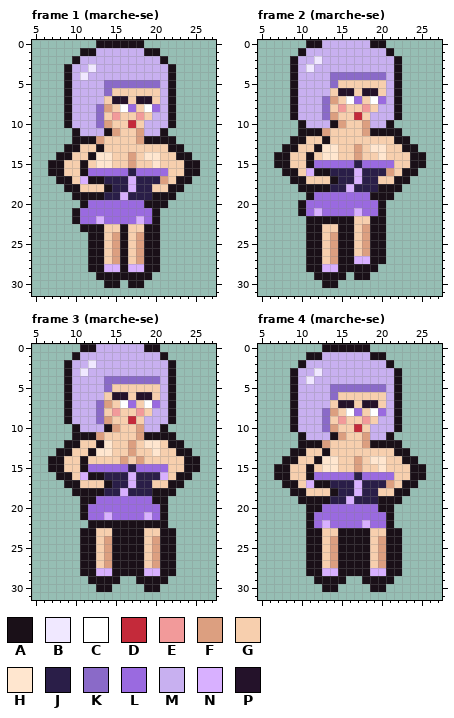
Edited in one commit: pixel-art file (art/plaisirs/plaisirs-cristal-eclat.aseprite). The picture above is the old version.
32x32 pixels, 12 frames. Shown: frame 1 (marche-se): x 5..27, y 0..31; frame 2 (marche-se): x 5..27, y 0..31; frame 3 (marche-se): x 5..27, y 0..31; frame 4 (marche-se): x 5..27, y 0..31. The commit also changed other frames, which this record leaves out.
Palette (. is transparent): A #1a1018  B #f0e8ff  C #ffffff  D #c42a3a  E #f29a9a  F #dc9f80  G #f7cfae  H #ffe6cf  J #2a1e48  K #8a6ac8  L #9a6ae0  M #c8b0f0  N #d8b0ff  P #24122a
Pixels before, frame 1 (marche-se), first column x 7:
 0 ......AAAAAA.......
 1 ....AAMMMMMMAA.....
 2 ...AMMMMMMMMMMA....
 3 ..AMMBMMMMMMMMMA...
 4 ..AMBMMMMMMMMMMA...
 5 ..AMMMMKKKKKKKMA...
 6 ..AMMMMKGGGGGGMA...
 7 ..AMMMMGPPGPPGMA...
 8 ..AMMMKFGCLGCLMA...
 9 ..AMMMKGEGGEGMMA...
10 ..AMMMKFGGDGMMMA...
11 ...AMMMAFGGFMMA....
12 ...AAAFGGGGFAAAA...
13 ..AAGGAGGGGGGGGAA..
14 .AAGGAHHGGFGHHGGAA.
15 AAGGAGHHGGFGGHGGGAA
16 AAGGALLLLLJLLLLGGAA
17 .AAGNAAJJJNJJJFGAA.
18 ..AAGGGAJJNJJGGAA..
19 ...AAAAJJNJJJAAA...
20 ....ALLLLLLLAAA....
21 ...ALLLLLLLLLA.....
22 ...ALLNLLLLNLA.....
23 ....AAAGGAGGAA.....
24 .....AAGFAGFAA.....
25 .....AAGFAGFAA.....
26 .....AAGFAGFAA.....
27 .....AAGFAGFAA.....
28 .....AANNANNAA.....
29 ......AAAAAAA......
30 .......AA.AA.......
Pixels before, frame 2 (marche-se), first column x 7:
 0 ....AAMMMMMMAA.....
 1 ...AMMMMMMMMMMA....
 2 ..AMMBMMMMMMMMMA...
 3 ..AMBMMMMMMMMMMA...
 4 ..AMMMMKKKKKKKMA...
 5 ..AMMMMKGGGGGGMA...
 6 ..AMMMMGPPGPPGMA...
 7 ..AMMMKFGCLGCLMA...
 8 ..AMMMKGEGGEGMMA...
 9 ..AMMMKFGGDGMMMA...
10 ...AMMMAFGGFMMA....
11 ...AAAFGGGGFAAAA...
12 ..AAGGAGGGGGGGGAA..
13 .AAGGAHHGGFGHHGGAA.
14 AAGGAGHHGGFGGHGGGAA
15 AAGGALLLLLJLLLLGGAA
16 .AAGNAAJJJNJJJFGAA.
17 ..AAGGGAJJNJJGGAA..
18 ...AAAAJJNJJJAAA...
19 ....ALLLLLLLAAA....
20 ...ALLLLLLLLLA.....
21 ...ALNLLLLNLLA.....
22 ....AAAAAAGGAA.....
23 ....AAGGAAGFAA.....
24 ....AAGFAAGFAA.....
25 ....AAGFAAGFAA.....
26 ....AAGFAAGFAA.....
27 ....AAGFAANNAA.....
28 ....AANNAAAAA......
29 .....AAAA.AA.......
30 ......AA...........
Pixels before, frame 3 (marche-se), first column x 7:
 0 ....AAMMMMMMAA.....
 1 ...AMMMMMMMMMMA....
 2 ..AMMBMMMMMMMMMA...
 3 ..AMBMMMMMMMMMMA...
 4 ..AMMMMKKKKKKKMA...
 5 ..AMMMMKGGGGGGMA...
 6 ..AMMMMGPPGPPGMA...
 7 ..AMMMKFGCLGCLMA...
 8 ..AMMMKGEGGEGMMA...
 9 ..AMMMKFGGDGMMMA...
10 ...AMMMAFGGFMMA....
11 ...AAAFGGGGFAAAA...
12 ..AAGGAHGGFGHHGAA..
13 .AAGGAHHGGFGGHGGAA.
14 AAGGAGGGGFGFGGGGGAA
15 AAGGALLLLLJLLLLGGAA
16 .AAGNAAJJJNJJJNGAA.
17 ..AAGGGAJJNJJGGAA..
18 ...AAAAJJNJJJAAA...
19 ....AALLLLLLLAA....
20 ....ALLLLLLLLLA....
21 ....ALLNLLLLNLA....
22 .....AAAAAAAAAA....
23 ....AAGGAAAAGGAA...
24 ....AAGFAAAAGFAA...
25 ....AAGFAAAAGFAA...
26 ....AAGFAAAAGFAA...
27 ....AAGFAAAAGFAA...
28 ....AANNAAAANNAA...
29 .....AAAA..AAAA....
30 ......AA....AA.....
Pixels before, frame 4 (marche-se), first column x 7:
 0 ......AAAAAA.......
 1 ....AAMMMMMMAA.....
 2 ...AMMMMMMMMMMA....
 3 ..AMMBMMMMMMMMMA...
 4 ..AMBMMMMMMMMMMA...
 5 ..AMMMMKKKKKKKMA...
 6 ..AMMMMKGGGGGGMA...
 7 ..AMMMMGPPGPPGMA...
 8 ..AMMMKFGCLGCLMA...
 9 ..AMMMKGEGGEGMMA...
10 ..AMMMKFGGDGMMMA...
11 ...AMMMAFGGFMMA....
12 ...AAAFGGGGFAAAA...
13 ..AAGGAGGGGGGGGAA..
14 .AAGGAHHGGFGHHGGAA.
15 AAGGAGHHGGFGGHGGGAA
16 AAGGALLLLLJLLLLGGAA
17 .AAGNAAJJJNJJJFGAA.
18 ..AAGGGAJJNJJGGAA..
19 ...AAAAJJNJJJAAA...
20 ....AALLLLLLLAA....
21 ....ALLLLLLLLLA....
22 ....ALNLLLLNLLA....
23 ....AAGGAAAAGGAA...
24 ....AAGFAAAAGFAA...
25 ....AAGFAAAAGFAA...
26 ....AAGFAAAAGFAA...
27 ....AAGFAAAAGFAA...
28 ....AANNAAAANNAA...
29 .....AAAA..AAAA....
30 ......AA....AA.....
After:
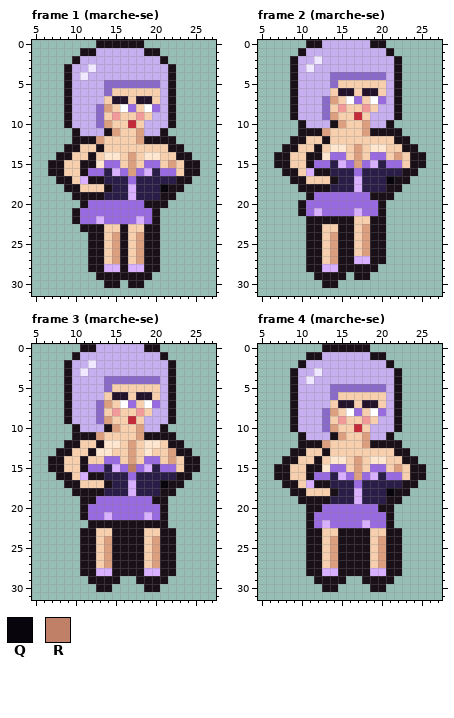
Colours new in this view: Q #08060c  R #c08068
The edit:
{"where": "frame 1 (marche-se)"}
{"frame":1,"y":14,"x":13,"old":"H","new":"G"}
{"frame":1,"y":14,"x":15,"old":"G","new":"H"}
{"frame":1,"y":15,"x":12,"old":"G","new":"A"}
{"frame":1,"y":15,"x":14,"old":"HG","new":"LL"}
{"frame":1,"y":15,"x":19,"old":"GH","new":"LL"}
{"frame":1,"y":15,"x":22,"old":"G","new":"F"}
{"frame":1,"y":16,"x":14,"old":"LL","new":"JN"}
{"frame":1,"y":16,"x":17,"old":"J","new":"F"}
{"frame":1,"y":16,"x":19,"old":"LL","new":"NJ"}
{"frame":1,"y":16,"x":22,"old":"G","new":"L"}
{"frame":1,"y":17,"x":17,"old":"N","new":"L"}
{"frame":1,"y":17,"x":21,"old":"FG","new":"JJ"}
{"frame":1,"y":18,"x":20,"old":"GG","new":"JQ"}
{"frame":1,"y":19,"x":16,"old":"NJ","new":"JN"}
{"frame":1,"y":19,"x":20,"old":"A","new":"J"}
{"where": "frame 2 (marche-se)"}
{"frame":2,"y":13,"x":13,"old":"H","new":"G"}
{"frame":2,"y":13,"x":15,"old":"G","new":"H"}
{"frame":2,"y":14,"x":12,"old":"G","new":"A"}
{"frame":2,"y":14,"x":14,"old":"HG","new":"LL"}
{"frame":2,"y":14,"x":19,"old":"GH","new":"LL"}
{"frame":2,"y":14,"x":22,"old":"G","new":"F"}
{"frame":2,"y":15,"x":14,"old":"LL","new":"JN"}
{"frame":2,"y":15,"x":17,"old":"J","new":"F"}
{"frame":2,"y":15,"x":19,"old":"LL","new":"NJ"}
{"frame":2,"y":15,"x":22,"old":"G","new":"L"}
{"frame":2,"y":16,"x":17,"old":"N","new":"L"}
{"frame":2,"y":16,"x":21,"old":"FG","new":"JJ"}
{"frame":2,"y":17,"x":20,"old":"GG","new":"JQ"}
{"frame":2,"y":18,"x":16,"old":"NJ","new":"JN"}
{"frame":2,"y":18,"x":20,"old":"A","new":"J"}
{"where": "frame 3 (marche-se)"}
{"frame":3,"y":12,"x":15,"old":"G","new":"H"}
{"frame":3,"y":13,"x":19,"old":"GH","new":"HG"}
{"frame":3,"y":13,"x":22,"old":"G","new":"F"}
{"frame":3,"y":14,"x":14,"old":"GGFGFGG","new":"LLGFGLL"}
{"frame":3,"y":14,"x":22,"old":"G","new":"F"}
{"frame":3,"y":15,"x":14,"old":"LL","new":"JN"}
{"frame":3,"y":15,"x":17,"old":"J","new":"R"}
{"frame":3,"y":15,"x":19,"old":"LL","new":"NJ"}
{"frame":3,"y":15,"x":22,"old":"G","new":"L"}
{"frame":3,"y":16,"x":17,"old":"N","new":"L"}
{"frame":3,"y":16,"x":21,"old":"NG","new":"JJ"}
{"frame":3,"y":17,"x":20,"old":"GG","new":"JQ"}
{"frame":3,"y":18,"x":16,"old":"NJ","new":"JN"}
{"frame":3,"y":18,"x":20,"old":"A","new":"J"}
{"where": "frame 4 (marche-se)"}
{"frame":4,"y":14,"x":13,"old":"H","new":"G"}
{"frame":4,"y":14,"x":15,"old":"G","new":"H"}
{"frame":4,"y":15,"x":12,"old":"G","new":"A"}
{"frame":4,"y":15,"x":14,"old":"HG","new":"LL"}
{"frame":4,"y":15,"x":19,"old":"GH","new":"LL"}
{"frame":4,"y":15,"x":22,"old":"G","new":"F"}
{"frame":4,"y":16,"x":14,"old":"LL","new":"JN"}
{"frame":4,"y":16,"x":17,"old":"J","new":"F"}
{"frame":4,"y":16,"x":19,"old":"LL","new":"NJ"}
{"frame":4,"y":16,"x":22,"old":"G","new":"L"}
{"frame":4,"y":17,"x":17,"old":"N","new":"L"}
{"frame":4,"y":17,"x":21,"old":"FG","new":"JJ"}
{"frame":4,"y":18,"x":20,"old":"GG","new":"JQ"}
{"frame":4,"y":19,"x":16,"old":"NJ","new":"JN"}
{"frame":4,"y":19,"x":20,"old":"A","new":"J"}
{"label":"changed","picture_box":[88,152,176,200]}
{"label":"changed","picture_box":[314,144,402,192]}
{"label":"changed","picture_box":[104,440,176,496]}
{"label":"changed","picture_box":[314,456,402,504]}
